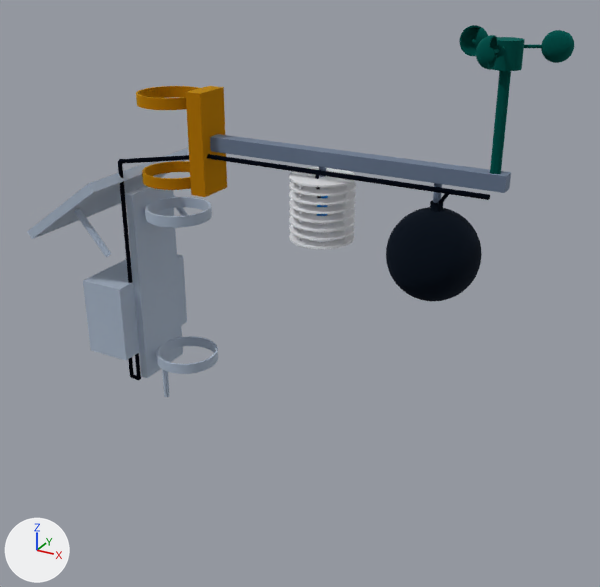
An edit to the glTF model media/model.glb, drawn before and after from the same camera.
Before and after are seen from a camera (50 mm lens) standing at (0.912, -1.189, 0.343) and looking at (0.253, 0.008, -0.256). Lighting does not change. The marker at lower left points along +X, +Y and +Z. The older version comes first. Where no turn or scale is listed for an object, it has been applied to the vertices. Vertices at exactly the same position are counted once.

Objects in the first picture: 'Arm clamp and bands', 'Black globe, 150 mm', 'Cup anemometer', 'FieldNode core (enclosure, 6 W panel, cell, radio)', 'Multi-plate radiation shield', 'Sensor arm', 'Sensor harness, M12' and 1 more.
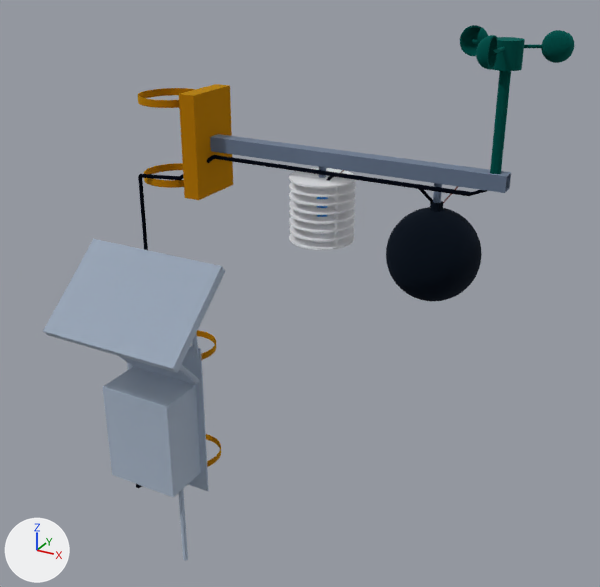
Changed parts and their boxes [x1, y1, x2, y2] in the pictures (600 x 587 px):
'FieldNode core (FND-DWG-001 envelope)', added (pale blue)
    after: [43, 239, 225, 561]
'FieldNode core (enclosure, 6 W panel, cell, radio)', deleted
    before: [27, 148, 218, 397]
'Arm clamp and bands', reshaped
    before: [136, 86, 227, 197]
    after: [138, 84, 233, 200]
'Sensor harness, M12', reshaped (47% taller)
    before: [118, 154, 490, 380]
    after: [136, 155, 487, 488]
'FieldNode pole adapter', added
    after: [197, 330, 221, 467]

The change, as a list of edits to the scene's bpy script:
```text
Change me_arm_clamp_and_bands:
    used by ob_arm_clamp_and_bands; location = (0.0, 0.0, -2.8)
    remove me_arm_clamp_and_bands.from_pydata(...)  # 964 vertices, 1932 faces; spans x -0.061..0.087, y -0.061..0.061, z 2.71..2.89
    add me_arm_clamp_and_bands.from_pydata(...)  # 1052 vertices, 2100 faces; spans x -0.059..0.087, y -0.059..0.059, z 2.71..2.89
    me_arm_clamp_and_bands part 1: 964 vertices removed from x -0.061..0.087, y -0.061..0.061, z 2.71..2.89; 1052 vertices added at x -0.059..0.087, y -0.059..0.059, z 2.71..2.89
Change me_sensor_harness__m12:
    used by ob_sensor_harness__m12; location = (0.0, 0.0, -2.8)
    remove me_sensor_harness__m12.from_pydata(...)  # 1677 vertices, 3350 faces; spans x -0.101..0.587, y -0.066..-0.005, z 2.311..2.784
    add me_sensor_harness__m12.from_pydata(...)  # 2255 vertices, 4656 faces; spans x -0.056..0.58, y -0.127..-0.004, z 2.097..2.79
    me_sensor_harness__m12 part 2: 1677 vertices removed from x -0.101..0.587, y -0.066..-0.005, z 2.311..2.784; 2255 vertices added at x -0.056..0.58, y -0.127..-0.004, z 2.097..2.79
Add me_fieldnode_pole_adapter:
    me_fieldnode_pole_adapter.from_pydata(...)  # 1048 vertices, 2096 faces; spans x -0.059..0.059, y -0.075..0.059, z 2.115..2.395
    me_fieldnode_pole_adapter.materials.append(mat_mat_7)  # yellow #d4a017
Add me_fieldnode_core__fnd_dwg_001_envelope:
    me_fieldnode_core__fnd_dwg_001_envelope.from_pydata(...)  # 2050 vertices, 4108 faces; spans x -0.145..0.145, y -0.23..-0.066, z 1.96..2.606
    me_fieldnode_core__fnd_dwg_001_envelope.materials.append(mat_mat_0)  # pale blue #cbd5e1
Remove ob_fieldnode_core__enclosure__6_w_panel__cell__radio:
    ob_fieldnode_core__enclosure__6_w_panel__cell__radio = bpy.data.objects.new('FieldNode core (enclosure, 6 W panel, cell, radio)', me_fieldnode_core__enclosure__6_w_panel__cell__radio)
    ob_fieldnode_core__enclosure__6_w_panel__cell__radio.location = (0.0, 0.0, -2.8)
Add ob_fieldnode_pole_adapter:
    ob_fieldnode_pole_adapter = bpy.data.objects.new('FieldNode pole adapter', me_fieldnode_pole_adapter)
    ob_fieldnode_pole_adapter.location = (0.0, 0.0, -2.8)
Add ob_fieldnode_core__fnd_dwg_001_envelope:
    ob_fieldnode_core__fnd_dwg_001_envelope = bpy.data.objects.new('FieldNode core (FND-DWG-001 envelope)', me_fieldnode_core__fnd_dwg_001_envelope)
    ob_fieldnode_core__fnd_dwg_001_envelope.location = (0.0, 0.0, -2.8)
```
